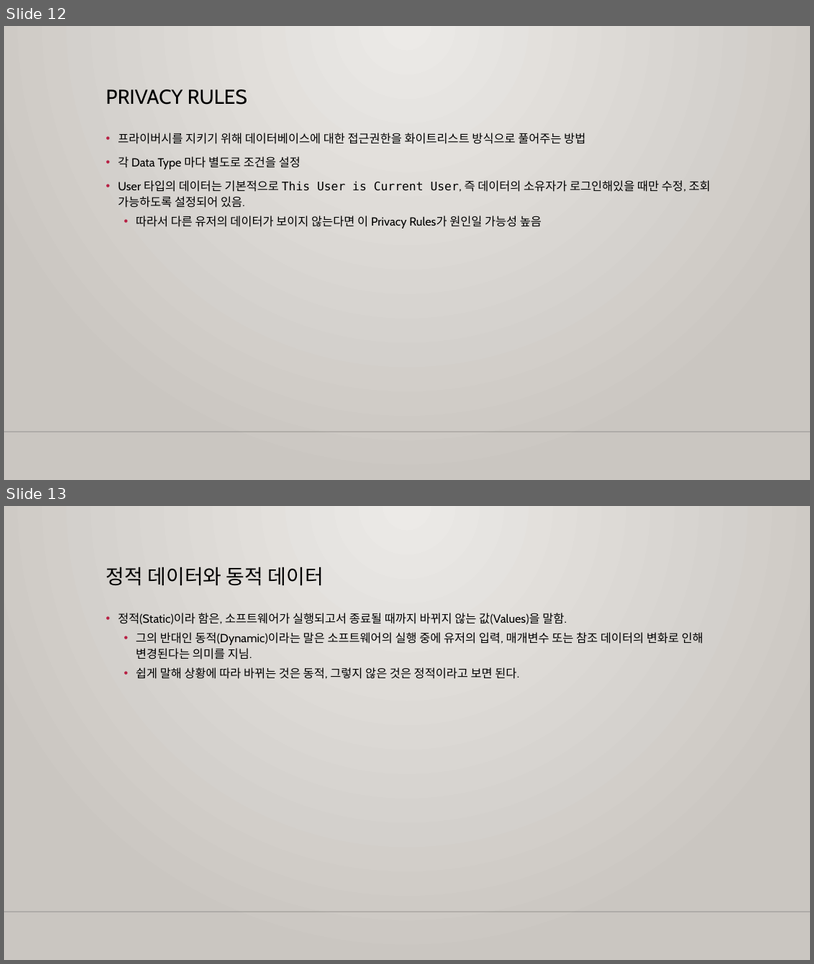
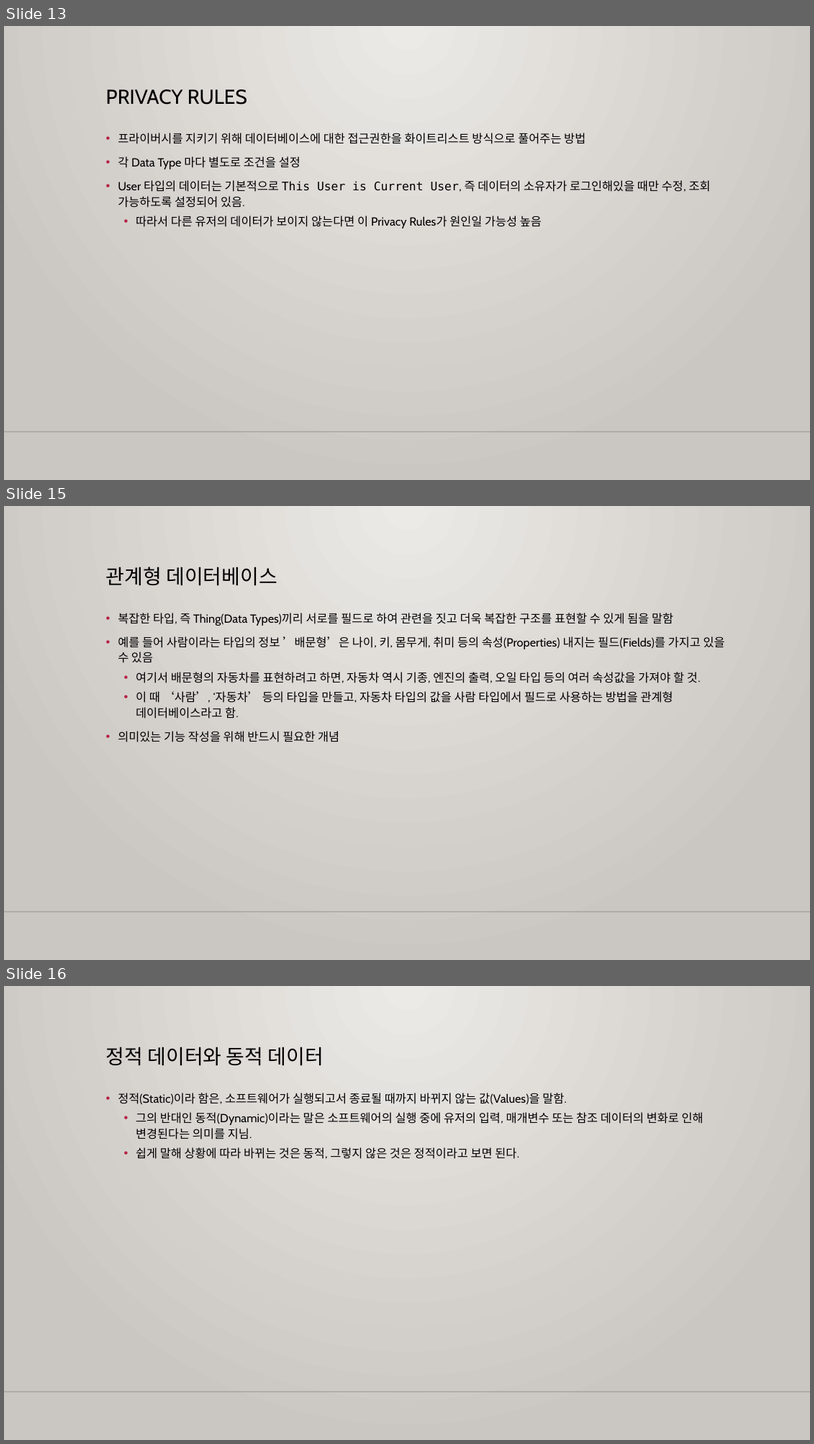
Before and after one commit to m00nlygreat/obsidian-vault, a slide deck: 노코드 엔지니어링/노코드 최강자 버블.pptx. Shown one above the other, each under a label of ours: slides 12 and 13 before the commit, slides 13, 15 and 16 after it; the slides between them are not shown. The pictures are 814x964 and 814x1444 pixels, drawn with LibreOffice and Linux fonts; fonts in the diff are those of the drawing; background and template pictures are left out. Boxes give left, top, right and bottom in pixels: in the first picture for what was removed or moved away, otherwise in the second. Text is boxed around its words. In the diff, an @@ line names an element or a change of style, - is before the commit and + after.

```diff
--- a/노코드 엔지니어링/노코드 최강자 버블.pptx
+++ b/노코드 엔지니어링/노코드 최강자 버블.pptx
@@ slide 15 added at <box>4,506,810,960</box>, background gradient #ECEAE7 to #CAC7C1; not listed: 1 template element that a slide beside it also shows @@
@@ title added at <box>106,566,278,586</box>, 24 pt, text #000000 @@
+관계형 데이터베이스
@@ text added at <box>118,613,725,742</box>, 14 pt, text #000000 @@
+• 복잡한 타입, 즉 Thing(Data Types)끼리 서로를 필드로 하여 관련을 짓고 더욱 복잡한 구조를 표현할 수 있게 됨을 말함
+• 예를 들어 사람이라는 타입의 정보 ’배문형’은 나이, 키, 몸무게, 취미 등의 속성(Properties) 내지는 필드(Fields)를 가지고 있을 수 있음
+  • 여기서 배문형의 자동차를 표현하려고 하면, 자동차 역시 기종, 엔진의 출력, 오일 타입 등의 여러 속성값을 가져야 할 것.
+  • 이 때 ‘사람’, ‘자동차’ 등의 타입을 만들고, 자동차 타입의 값을 사람 타입에서 필드로 사용하는 방법을 관계형 데이터베이스라고 함.
+• 의미있는 기능 작성을 위해 반드시 필요한 개념
@@ what was slide 12 is now slide 13 @@
@@ what was slide 13 is now slide 16 @@
```
Also in this commit, not shown: 5 other slides added, 1 other file.
